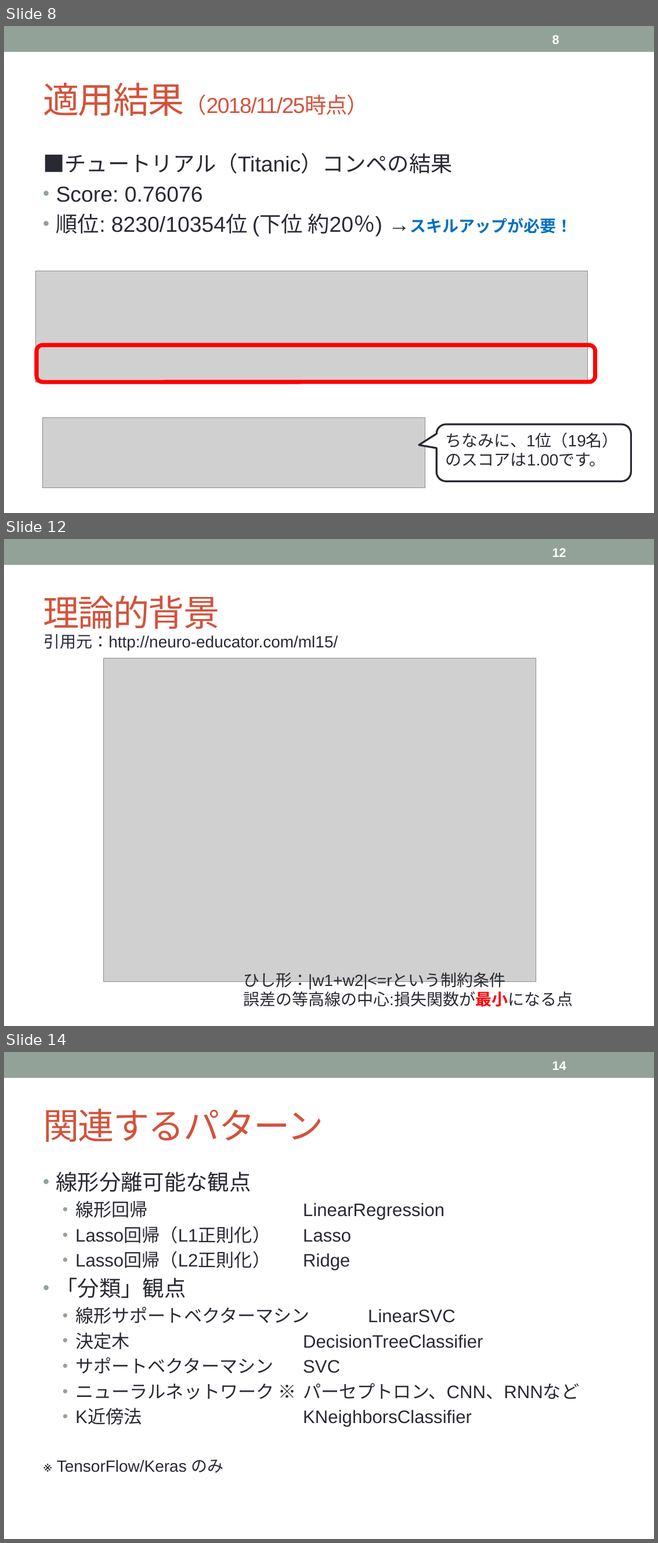
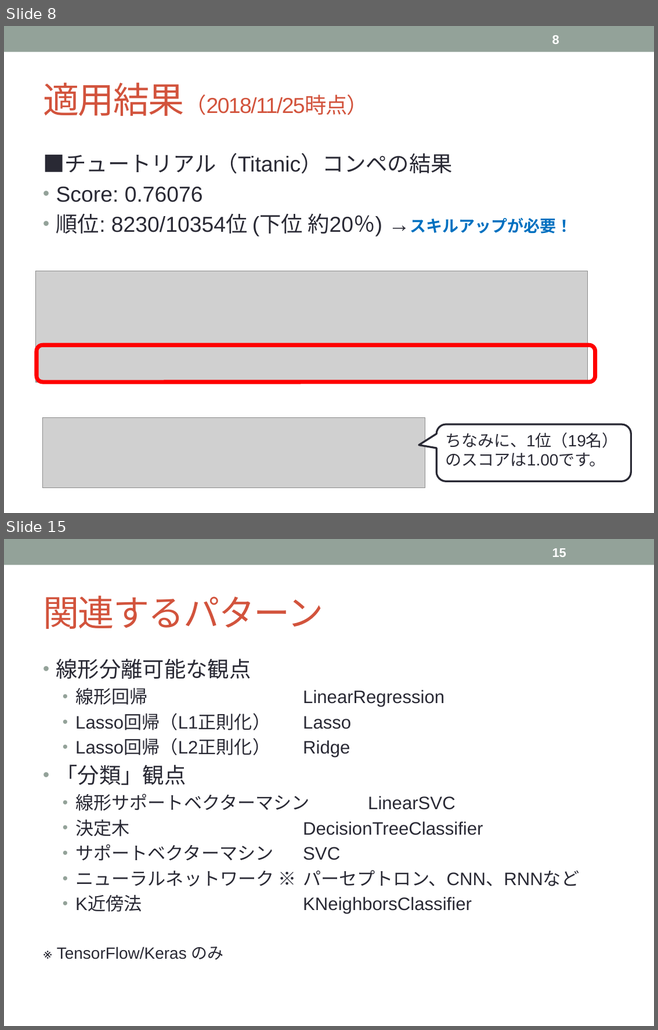
Before and after one commit to tsuchiyatoshio/team, a slide deck: oouchi/1.2_LogisticRegression/1.2_RogisticRegression.pptx. Shown one above the other, each under a label of ours: slides 8, 12 and 14 before the commit, slides 8 and 15 after it; the slides between them are not shown. The pictures are 658x1543 and 658x1030 pixels, drawn with LibreOffice and Linux fonts; fonts in the diff are those of the drawing; grey boxes stand for pictures. Boxes give left, top, right and bottom in pixels: in the first picture for what was removed or moved away, otherwise in the second. Text is boxed around its words. In the diff, an @@ line names an element or a change of style, - is before the commit and + after.

```diff
--- a/oouchi/1.2_LogisticRegression/1.2_RogisticRegression.pptx
+++ b/oouchi/1.2_LogisticRegression/1.2_RogisticRegression.pptx
@@ slide 12 removed at (4,539,654,1026), background #FFFFFF; not listed: 1 template element that a slide beside it also shows @@
@@ page number removed at (552,548,566,557) @@
-12
@@ title removed at (43,595,220,635) @@
-理論的背景
@@ text removed at (43,634,338,651) @@
-引用元：http://neuro-educator.com/ml15/
@@ picture removed at (104,658,536,982) @@
@@ text removed at (243,972,572,1007) @@
-ひし形：|w1+w2|<=rという制約条件
-誤差の等高線の中心:損失関数が最小になる点
@@ what was slide 14 is now slide 15 @@
@@ page number at (552,548,566,557): text changed @@
-14
+15
```
Also in this commit, not shown: 2 slides changed, 4 slides added, 2 other slides removed, 1 other file.
